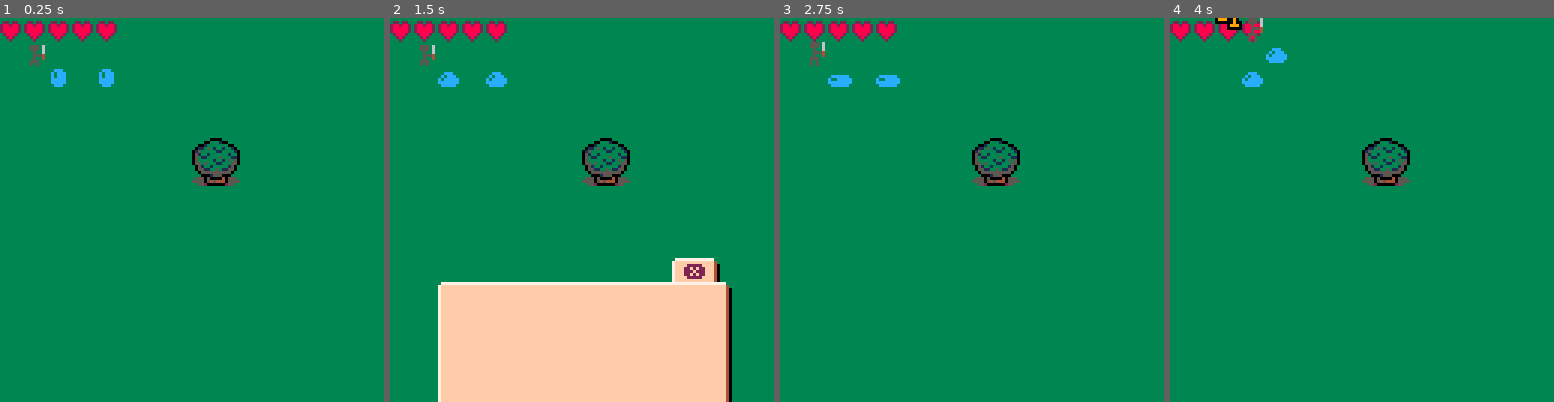
Above: before the commit, frames 1-4 (left to right).
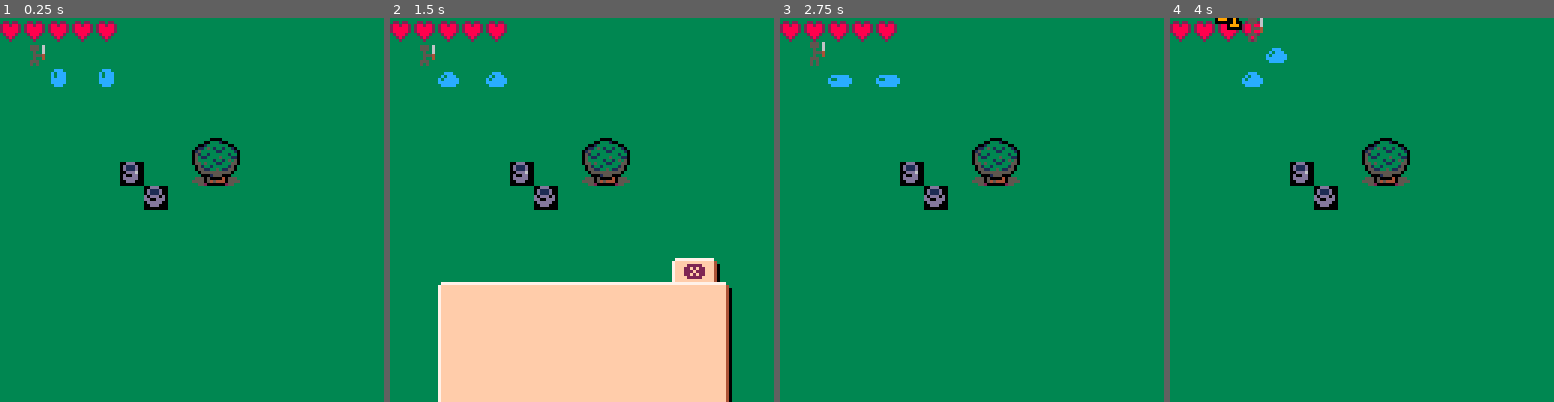
Above: after the commit, the same moments.

Repository: DriZzy208/Zelda
Game: PICO-8 cartridge zelda.p8
The game is run twice, just before and just after one commit, with the same random seed, the same clock (stepped at 60 frames per second) and the same inputs.
Inputs:
- Up to frame 1 (0.25 s): no input
- Up to frame 2 (1.5 s): tap O (Z key) at 0.33, 0.7, 1.43 s; tap X (X key) at 1.07 s
- Up to frame 3 (2.75 s): hold Left 1.97-2.37 s; tap X (X key) at 2.07, 2.4, 2.73 s; tap O (Z key) at 2.22 s; hold Down from 2.42 s (still down)
- Up to frame 4 (4 s): release Down at 2.82 s; hold Right 2.87-3.53 s; tap X (X key) at 3.07, 3.4, 3.73 s; tap O (Z key) at 3.1, 3.98 s; hold Up from 3.58 s (still down)

The runs differ from the first frame. In frame 1, 0.8% of the frame differs, in the area x 31-44%, y 37-50%; in frame 2, 0.8%; in frame 3, 0.8%; in frame 4, 0.8%.

Commit message:
for home pc

Diff:
--- a/zelda.p8
+++ b/zelda.p8
@@ -44,7 +44,7 @@
             end
         end
     end
-
+    placeeverything()
     p_t=0
 
     wind={}
@@ -132,6 +132,13 @@
     if btnp(❎) then
         startgame()
     end
+end
+
+function placeeverything()
+    --thin pots
+    placethings(7)
+    --thick pots
+    placethings(8)
 end
 
 function dobuttmem()
@@ -257,6 +264,16 @@
     draw_armor()
     draw_items()
     draw_money()
+end
+
+function placethings(type)
+    for x=0,15 do
+        for y=0,15 do
+            if mget(x,y)==type then
+                mset(x,y,type)
+            end
+        end
+    end
 end
 
 function draw_items()
@@ -664,94 +681,94 @@
 1010101010101010101010101010101010101010101010101010101010101010101010101010101010101010101010101010101010101010101010101010101010101010101010101010101010101010101010101010101010101010101010101010101010101010101010101010101010101010101010101010101010101010
 1010101010101010101010101010101010101010101010101010101010101010101010101010101010101010101010101010101010101010101010101010101010101010101010101010101010101010101010101010101010101010101010101010101010101010101010101010101010101010101010101010101010101010
 10101010101010102a2b10101010101010101010101010101010101010101010101010101010101010101010101010101010101010101010101010101010101010101010101010101010101010101010101010101010101010101010101010101010101010101010101010101010101010101010101010101010101010101010
-10101010101010103a3b10101010101010101010101010101010101010101010101010101010101010101010101010101010101010101010101010101010101010101010101010101010101010101010101010101010101010101010101010101010101010101010101010101010101010101010101010101010101010101010
-1010101010101010101010101010101010101010101010101010101010101010101010101010101010101010101010101010101010101010101010101010101010101010101010101010101010101010101010101010101010101010101010101010101010101010101010101010101010101010101010101010101010101010
-1010101010101010101010101010101010101010101010101010101010101010101010101010101010101010101010101010101010101010101010101010101010101010101010101010101010101010101010101010101010101010101010101010101010101010101010101010101010101010101010101010101010101010
-1010101010101010101010101010101010101010101010101010101010101010101010101010101010101010101010101010101010101010101010101010101010101010101010101010101010101010101010101010101010101010101010101010101010101010101010101010101010101010101010101010101010101010
-1010101010101010101010101010101010101010101010101010101010101010101010101010101010101010101010101010101010101010101010101010101010101010101010101010101010101010101010101010101010101010101010101010101010101010101010101010101010101010101010101010101010101010
-1010101010101010101010101010101010101010101010101010101010101010101010101010101010101010101010101010101010101010101010101010101010101010101010101010101010101010101010101010101010101010101010101010101010101010101010101010101010101010101010101010101010101010
-1010101010101010101010101010101010101010101010101010101010101010101010101010101010101010101010101010101010101010101010101010101010101010101010101010101010101010101010101010101010101010101010101010101010101010101010101010101010101010101010101010101010101010
-1010101010101010101010101010101010101010101010101010101010101010101010101010101010101010101010101010101010101010101010101010101010101010101010101010101010101010101010101010101010101010101010101010101010101010101010101010101010101010101010101010101010101010
-1010101010101010101010101010101010101010101010101010101010101010101010101010101010101010101010101010101010101010101010101010101010101010101010101010101010101010101010101010101010101010101010101010101010101010101010101010101010101010101010101010101010101010
-1010101010101010101010101010101010101010101010101010101010101010101010101010101010101010101010101010101010101010101010101010101010101010101010101010101010101010101010101010101010101010101010101010101010101010101010101010101010101010101010101010101010101010
-1010101010101010101010101010101010101010101010101010101010101010101010101010101010101010101010101010101010101010101010101010101010101010101010101010101010101010101010101010101010101010101010101010101010101010101010101010101010101010101010101010101010101010
-1010101010101010101010101010101010101010101010101010101010101010101010101010101010101010101010101010101010101010101010101010101010101010101010101010101010101010101010101010101010101010101010101010101010101010101010101010101010101010101010101010101010101010
-1010101010101010101010101010101010101010101010101010101010101010101010101010101010101010101010101010101010101010101010101010101010101010101010101010101010101010101010101010101010101010101010101010101010101010101010101010101010101010101010101010101010101010
-1010101010101010101010101010101010101010101010101010101010101010101010101010101010101010101010101010101010101010101010101010101010101010101010101010101010101010101010101010101010101010101010101010101010101010101010101010101010101010101010101010101010101010
-1010101010101010101010101010101010101010101010101010101010101010101010101010101010101010101010101010101010101010101010101010101010101010101010101010101010101010101010101010101010101010101010101010101010101010101010101010101010101010101010101010101010101010
-1010101010101010101010101010101010101010101010101010101010101010101010101010101010101010101010101010101010101010101010101010101010101010101010101010101010101010101010101010101010101010101010101010101010101010101010101010101010101010101010101010101010101010
-1010101010101010101010101010101010101010101010101010101010101010101010101010101010101010101010101010101010101010101010101010101010101010101010101010101010101010101010101010101010101010101010101010101010101010101010101010101010101010101010101010101010101010
-1010101010101010101010101010101010101010101010101010101010101010101010101010101010101010101010101010101010101010101010101010101010101010101010101010101010101010101010101010101010101010101010101010101010101010101010101010101010101010101010101010101010101010
-1010101010101010101010101010101010101010101010101010101010101010101010101010101010101010101010101010101010101010101010101010101010101010101010101010101010101010101010101010101010101010101010101010101010101010101010101010101010101010101010101010101010101010
-1010101010101010101010101010101010101010101010101010101010101010101010101010101010101010101010101010101010101010101010101010101010101010101010101010101010101010101010101010101010101010101010101010101010101010101010101010101010101010101010101010101010101010
-1010101010101010101010101010101010101010101010101010101010101010101010101010101010101010101010101010101010101010101010101010101010101010101010101010101010101010101010101010101010101010101010101010101010101010101010101010101010101010101010101010101010101010
-1010101010101010101010101010101010101010101010101010101010101010101010101010101010101010101010101010101010101010101010101010101010101010101010101010101010101010101010101010101010101010101010101010101010101010101010101010101010101010101010101010101010101010
-1010101010101010101010101010101010101010101010101010101010101010101010101010101010101010101010101010101010101010101010101010101010101010101010101010101010101010101010101010101010101010101010101010101010101010101010101010101010101010101010101010101010101010
-1010101010101010101010101010101010101010101010101010101010101010101010101010101010101010101010101010101010101010101010101010101010101010101010101010101010101010101010101010101010101010101010101010101010101010101010101010101010101010101010101010101010101010
-1010101010101010101010101010101010101010101010101010101010101010101010101010101010101010101010101010101010101010101010101010101010101010101010101010101010101010101010101010101010101010101010101010101010101010101010101010101010101010101010101010101010101010
-1010101010101010101010101010101010101010101010101010101010101010101010101010101010101010101010101010101010101010101010101010101010101010101010101010101010101010101010101010101010101010101010101010101010101010101010101010101010101010101010101010101010101010
-…(65 lines of a section not shown)…
+10101010100710103a3b10101010101010101010101010101010101010101010101010101010101010101010101010101010101010101010101010101010101010101010101010101010101010101010101010101010101010101010101010101010101010101010101010101010101010101010101010101010101010101010
+1010101010100810101010101010101010101010101010101010101010101010101010101010101010101010101010101010101010101010101010101010101010101010101010101010101010101010101010101010101010101010101010101010101010101010101010101010101010101010101010101010101010101010
+1010101010101010101010101010101010101010101010101010101010101010101010101010101010101010101010101010101010101010101010101010101010101010101010101010101010101010101010101010101010101010101010101010101010101010101010101010101010101010101010101010101010101010
+1010101010101010101010101010101010101010101010101010101010101010101010101010101010101010101010101010101010101010101010101010101010101010101010101010101010101010101010101010101010101010101010101010101010101010101010101010101010101010101010101010101010101010
+1010101010101010101010101010101010101010101010101010101010101010101010101010101010101010101010101010101010101010101010101010101010101010101010101010101010101010101010101010101010101010101010101010101010101010101010101010101010101010101010101010101010101010
+1010101010101010101010101010101010101010101010101010101010101010101010101010101010101010101010101010101010101010101010101010101010101010101010101010101010101010101010101010101010101010101010101010101010101010101010101010101010101010101010101010101010101010
+1010101010101010101010101010101010101010101010101010101010101010101010101010101010101010101010101010101010101010101010101010101010101010101010101010101010101010101010101010101010101010101010101010101010101010101010101010101010101010101010101010101010101010
+1010101010101010101010101010101010101010101010101010101010101010101010101010101010101010101010101010101010101010101010101010101010101010101010101010101010101010101010101010101010101010101010101010101010101010101010101010101010101010101010101010101010101010
+1010101010101010101010101010101010101010101010101010101010101010101010101010101010101010101010101010101010101010101010101010101010101010101010101010101010101010101010101010101010101010101010101010101010101010101010101010101010101010101010101010101010101010
+1010101010101010101010101010101010101010101010101010101010101010101010101010101010101010101010101010101010101010101010101010101010101010101010101010101010101010101010101010101010101010101010101010101010101010101010101010101010101010101010101010101010101010
+1010101010101010101010101010101010101010101010101010101010101010101010101010101010101010101010101010101010101010101010101010101010101010101010101010101010101010101010101010101010101010101010101010101010101010101010101010101010101010101010101010101010101010
+1010101010101010101010101010101010101010101010101010101010101010101010101010101010101010101010101010101010101010101010101010101010101010101010101010101010101010101010101010101010101010101010101010101010101010101010101010101010101010101010101010101010101010
+1010101010101010101010101010101010101010101010101010101010101010101010101010101010101010101010101010101010101010101010101010101010101010101010101010101010101010101010101010101010101010101010101010101010101010101010101010101010101010101010101010101010101010
+1010101010101010101010101010101010101010101010101010101010101010101010101010101010101010101010101010101010101010101010101010101010101010101010101010101010101010101010101010101010101010101010101010101010101010101010101010101010101010101010101010101010101010
+1010101010101010101010101010101010101010101010101010101010101010101010101010101010101010101010101010101010101010101010101010101010101010101010101010101010101010101010101010101010101010101010101010101010101010101010101010101010101010101010101010101010101010
+1010101010101010101010101010101010101010101010101010101010101010101010101010101010101010101010101010101010101010101010101010101010101010101010101010101010101010101010101010101010101010101010101010101010101010101010101010101010101010101010101010101010101010
+1010101010101010101010101010101010101010101010101010101010101010101010101010101010101010101010101010101010101010101010101010101010101010101010101010101010101010101010101010101010101010101010101010101010101010101010101010101010101010101010101010101010101010
+1010101010101010101010101010101010101010101010101010101010101010101010101010101010101010101010101010101010101010101010101010101010101010101010101010101010101010101010101010101010101010101010101010101010101010101010101010101010101010101010101010101010101010
+1010101010101010101010101010101010101010101010101010101010101010101010101010101010101010101010101010101010101010101010101010101010101010101010101010101010101010101010101010101010101010101010101010101010101010101010101010101010101010101010101010101010101010
+1010101010101010101010101010101010101010101010101010101010101010101010101010101010101010101010101010101010101010101010101010101010101010101010101010101010101010101010101010101010101010101010101010101010101010101010101010101010101010101010101010101010101010
+1010101010101010101010101010101010101010101010101010101010101010101010101010101010101010101010101010101010101010101010101010101010101010101010101010101010101010101010101010101010101010101010101010101010101010101010101010101010101010101010101010101010101010
+1010101010101010101010101010101010101010101010101010101010101010101010101010101010101010101010101010101010101010101010101010101010101010101010101010101010101010101010101010101010101010101010101010101010101010101010101010101010101010101010101010101010101010
+1010101010101010101010101010101010101010101010101010101010101010101010101010101010101010101010101010101010101010101010101010101010101010101010101010101010101010101010101010101010101010101010101010101010101010101010101010101010101010101010101010101010101010
+1010101010101010101010101010101010101010101010101010101010101010101010101010101010101010101010101010101010101010101010101010101010101010101010101010101010101010101010101010101010101010101010101010101010101010101010101010101010101010101010101010101010101010
+1010101010101010101010101010101010101010101010101010101010101010101010101010101010101010101010101010101010101010101010101010101010101010101010101010101010101010101010101010101010101010101010101010101010101010101010101010101010101010101010101010101010101010
+1010101010101010101010101010101010101010101010101010101010101010101010101010101010101010101010101010101010101010101010101010101010101010101010101010101010101010101010101010101010101010101010101010101010101010101010101010101010101010101010101010101010101010
+…(65 lines of a section not shown)…
